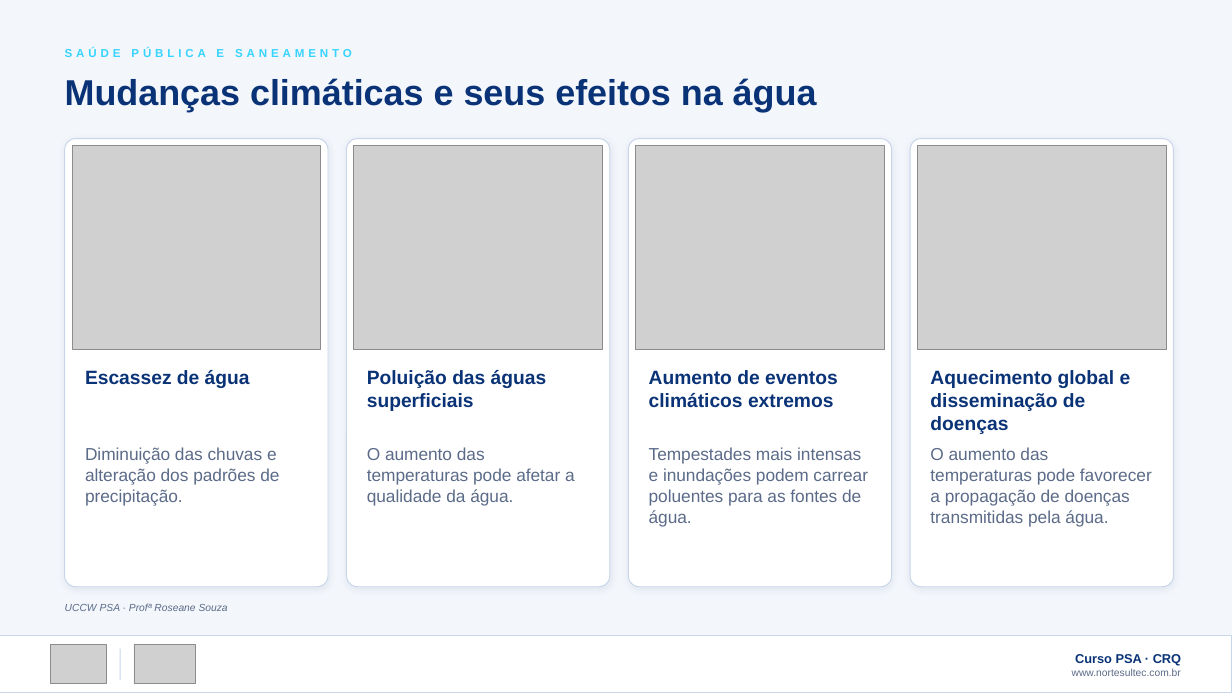
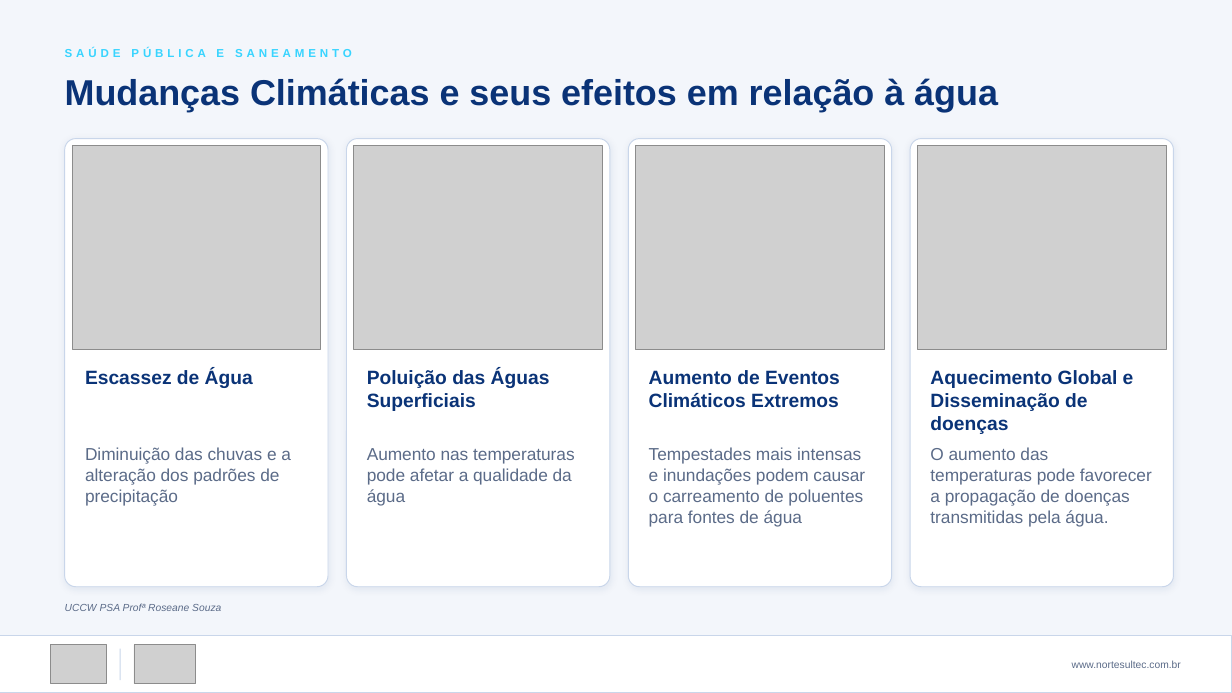
Before and after one commit to victorsntz/norte-sul-portfolio, a slide deck: slide 3 of apresentacoes/Curso-PSA-Plano-de-Seguranca-da-Agua-NorteSul.pptx. Drawn at 1232x693 pixels with LibreOffice and Linux fonts; fonts in the diff are those of the drawing; grey boxes stand for pictures. Boxes give left, top, right and bottom in pixels: in the first picture for what was removed or moved away, otherwise in the second. Text is boxed around its words. In the diff, an @@ line names an element or a change of style, - is before the commit and + after.

```diff
--- a/apresentacoes/Curso-PSA-Plano-de-Seguranca-da-Agua-NorteSul.pptx
+++ b/apresentacoes/Curso-PSA-Plano-de-Seguranca-da-Agua-NorteSul.pptx
@@ text at bbox=[65, 78, 998, 112]: text changed @@
-Mudanças climáticas e seus efeitos na água
+Mudanças Climáticas e seus efeitos em relação à água
@@ text at bbox=[85, 369, 253, 388]: text changed @@
-Escassez de água
+Escassez de Água
@@ text at bbox=[367, 369, 550, 411]: text changed @@
-Poluição das águas superficiais
+Poluição das Águas Superficiais
@@ text at bbox=[649, 370, 840, 407]: text changed @@
-Aumento de eventos climáticos extremos
+Aumento de Eventos Climáticos Extremos
@@ text at bbox=[930, 370, 1134, 434]: text changed @@
-Aquecimento global e disseminação de doenças
+Aquecimento Global e Disseminação de doenças
@@ text at bbox=[85, 447, 291, 506]: text changed @@
-Diminuição das chuvas e alteração dos padrões de precipitação.
+Diminuição das chuvas e a alteração dos padrões de precipitação
@@ text at bbox=[367, 448, 575, 506]: text changed @@
-O aumento das temperaturas pode afetar a qualidade da água.
+Aumento nas temperaturas pode afetar a qualidade da água
@@ text at bbox=[649, 447, 865, 526]: text changed @@
-Tempestades mais intensas e inundações podem carrear poluentes para as fontes de água.
+Tempestades mais intensas e inundações podem causar o carreamento de poluentes para fontes de água
@@ text at bbox=[65, 603, 221, 611]: text changed @@
-UCCW PSA · Profª Roseane Souza
+UCCW PSA Profª Roseane Souza
@@ text at bbox=[1075, 654, 1181, 666]: paragraph removed @@
-Curso PSA · CRQ
```
Also in this commit, not shown: 27 other slides changed, 2 other files.
